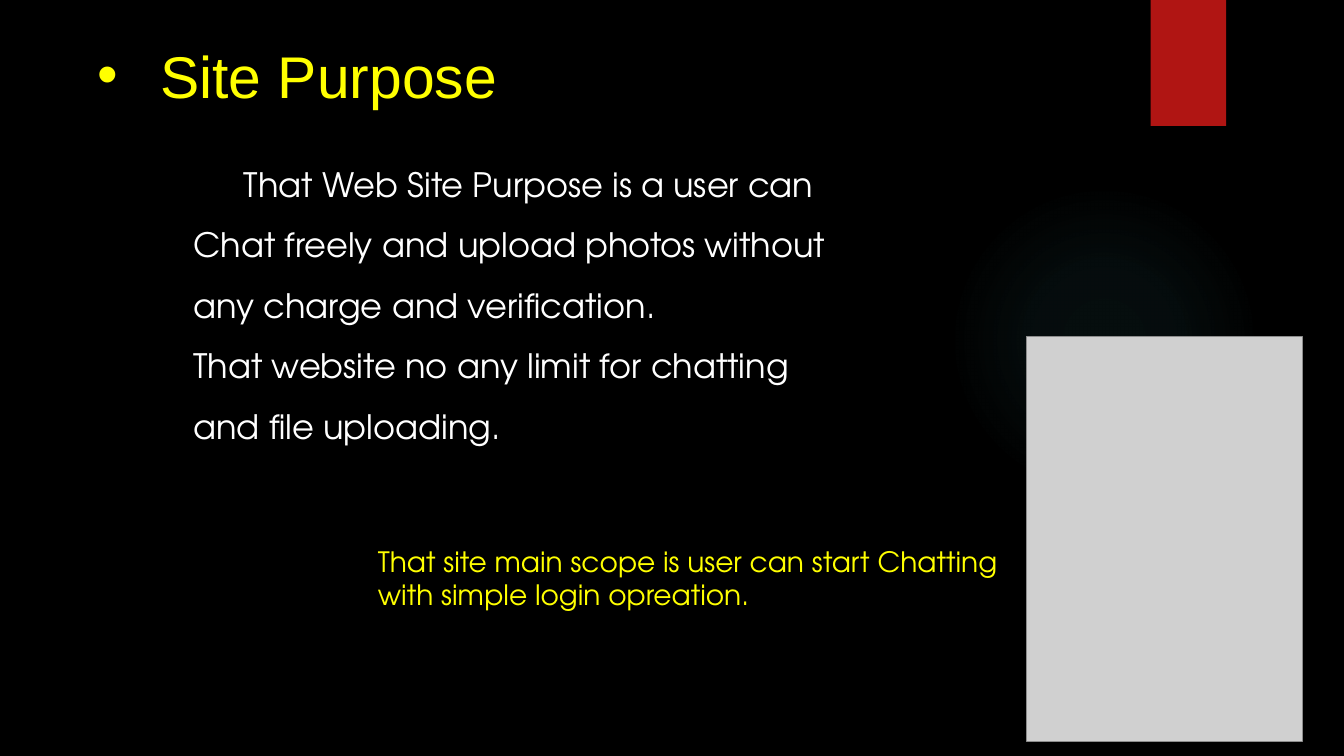
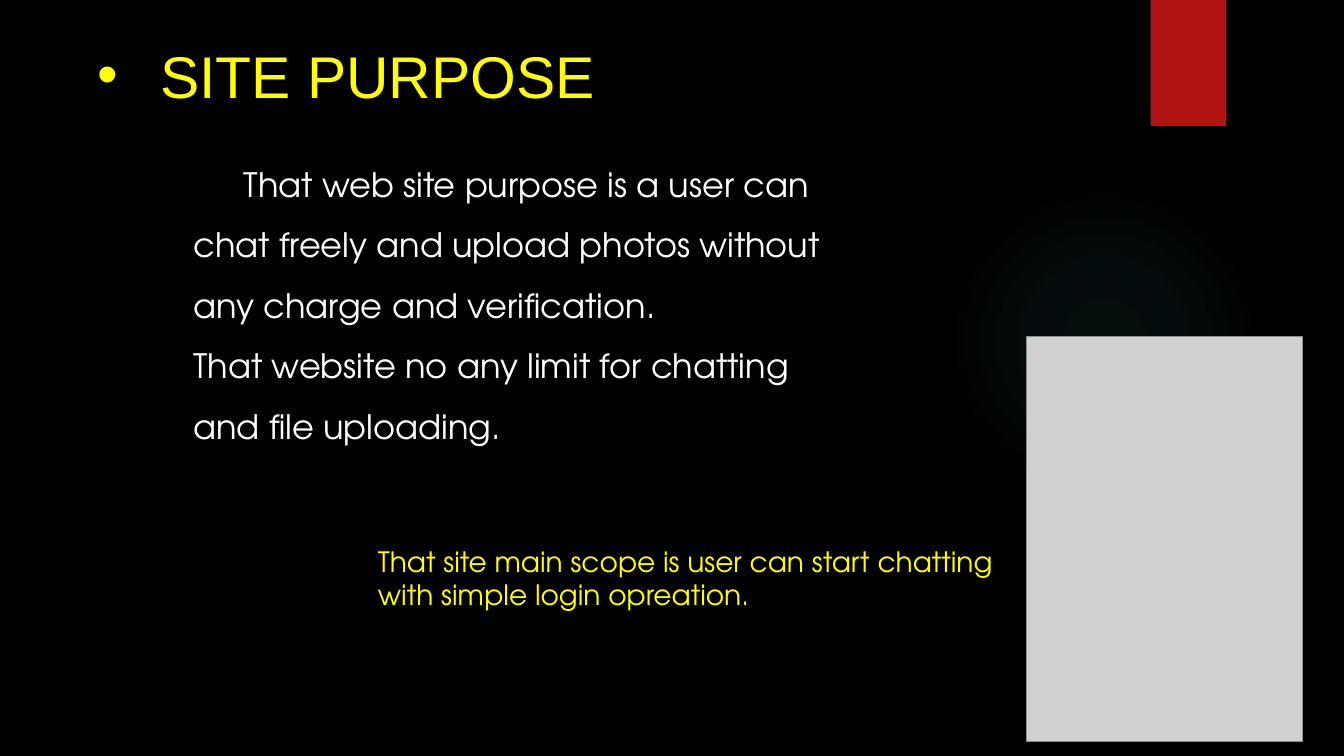
Before and after one commit to HENILCODES/Live_Chat_Flask, a slide deck: slide 6 of Project Live chat.pptx (slide 5 before the commit). Drawn at 1344x756 pixels with LibreOffice and Linux fonts; fonts in the diff are those of the drawing; grey boxes stand for pictures; background and template pictures are left out. Boxes give left, top, right and bottom in pixels: in the first picture for what was removed or moved away, otherwise in the second. Text is boxed around its words. In the diff, an @@ line names an element or a change of style, - is before the commit and + after.

```diff
--- a/Project Live chat.pptx
+++ b/Project Live chat.pptx
@@ title at box(160, 57, 594, 99): text changed @@
-• Site Purpose
+• SITE PURPOSE
@@ text at box(193, 172, 819, 326): text changed @@
-That Web Site Purpose is a user can Chat freely and upload photos without any charge and verification.
+That web site purpose is a user can chat freely and upload photos without any charge and verification.
@@ text at box(378, 551, 993, 611): text changed @@
-That site main scope is user can start Chatting with simple login opreation.
+That site main scope is user can start chatting with simple login opreation.
```
Also in this commit, not shown: 4 other slides changed, 1 other file.
